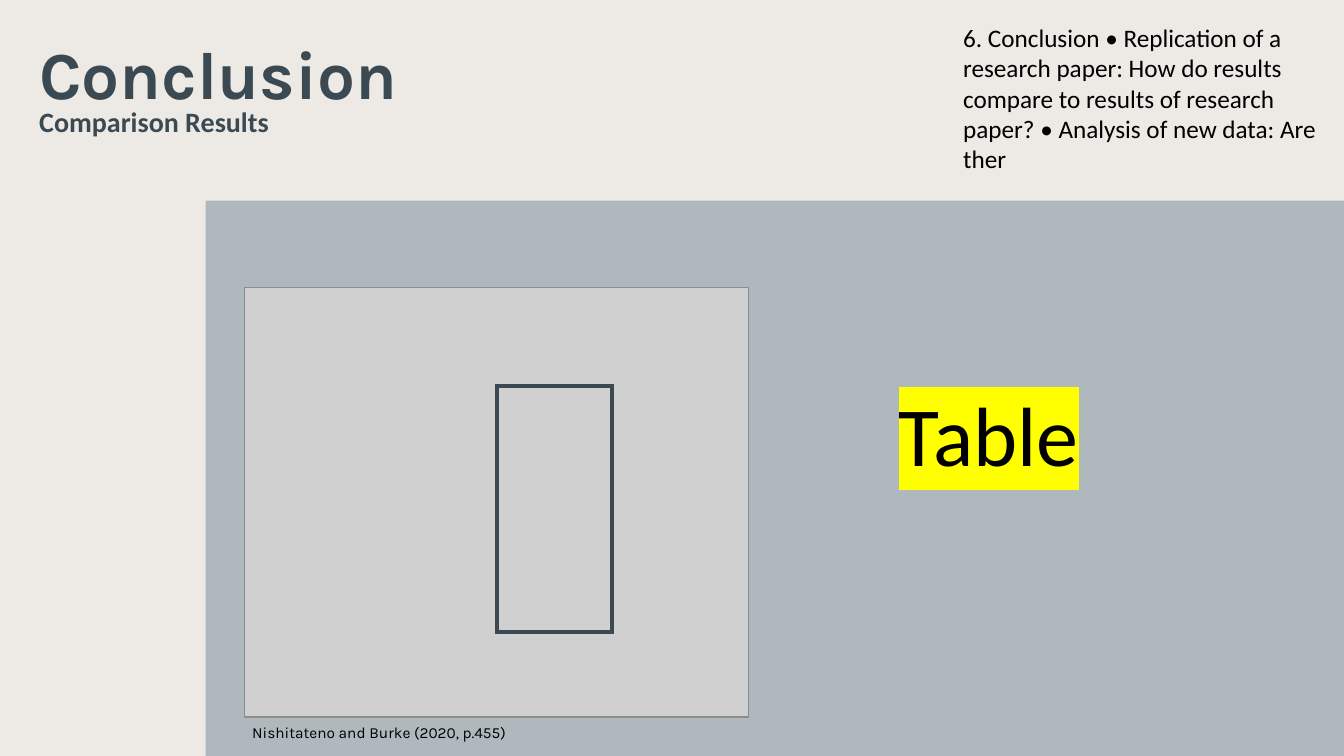
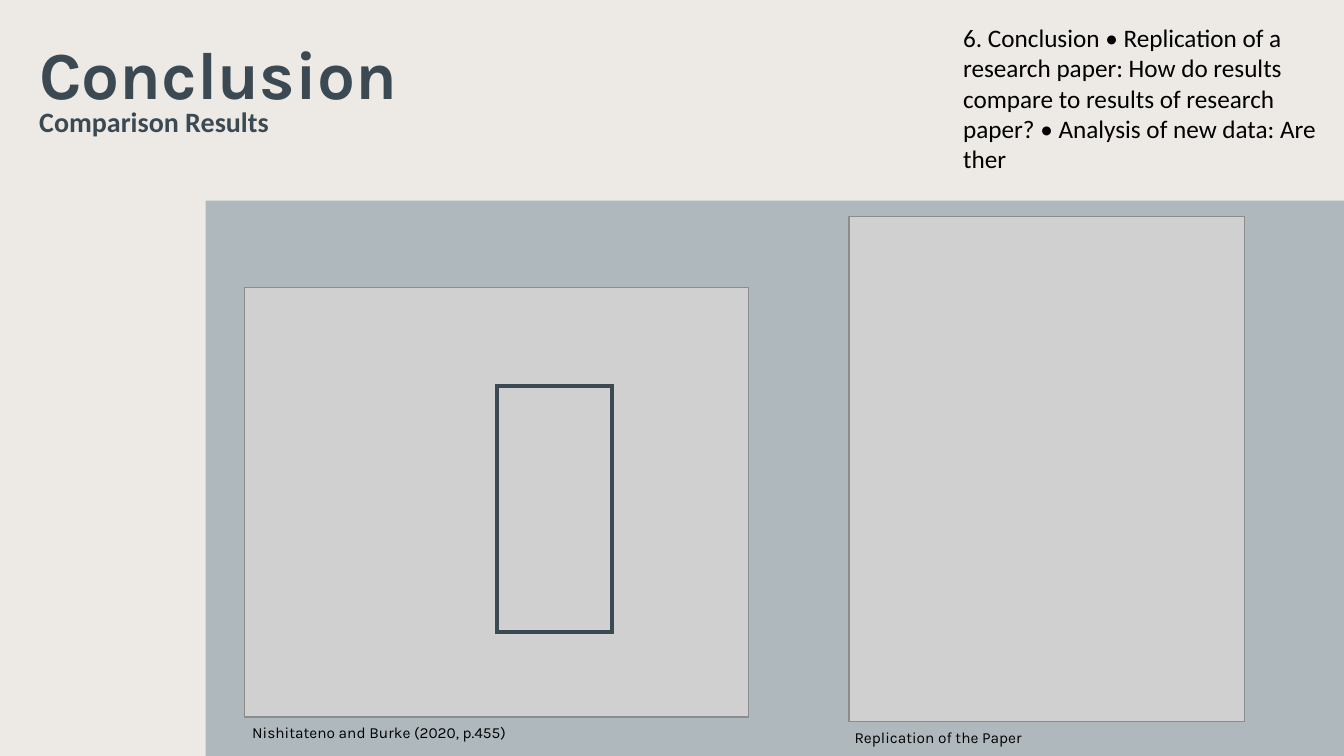
Before and after one commit to lemonhead94/urban_air_quality_jp, a slide deck: slide 14 of Studer_Koch_Urban_air_quality.pptx (slide 13 before the commit). Drawn at 1344x756 pixels with LibreOffice and Linux fonts; fonts in the diff are those of the drawing; grey boxes stand for pictures; background and template pictures are left out. Boxes give left, top, right and bottom in pixels: in the first picture for what was removed or moved away, otherwise in the second. Text is boxed around its words. In the diff, an @@ line names an element or a change of style, - is before the commit and + after.

```diff
--- a/Studer_Koch_Urban_air_quality.pptx
+++ b/Studer_Koch_Urban_air_quality.pptx
@@ picture added at [849,216,1245,722] @@
@@ text removed at [899,407,1079,467] @@
-Table
@@ text added at [855,732,1021,747], 11 pt, text #000000 @@
+Replication of the Paper
```
Also in this commit, not shown: 9 other slides changed, 1 slide added, 2 other files.
